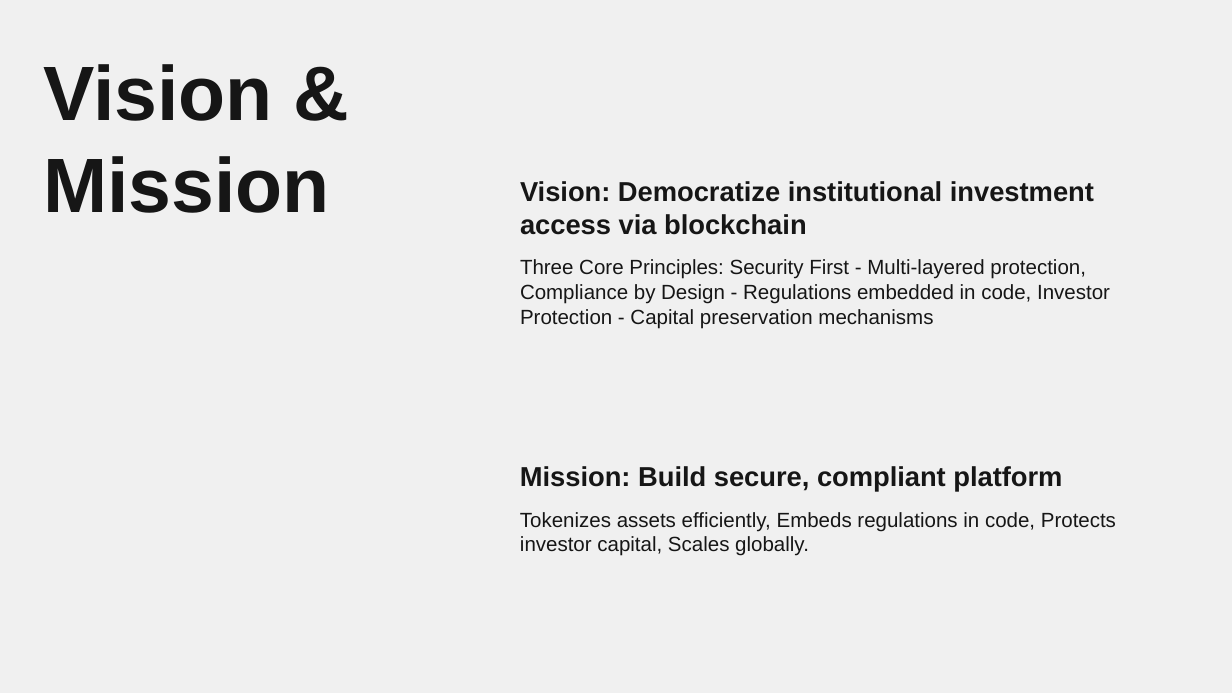
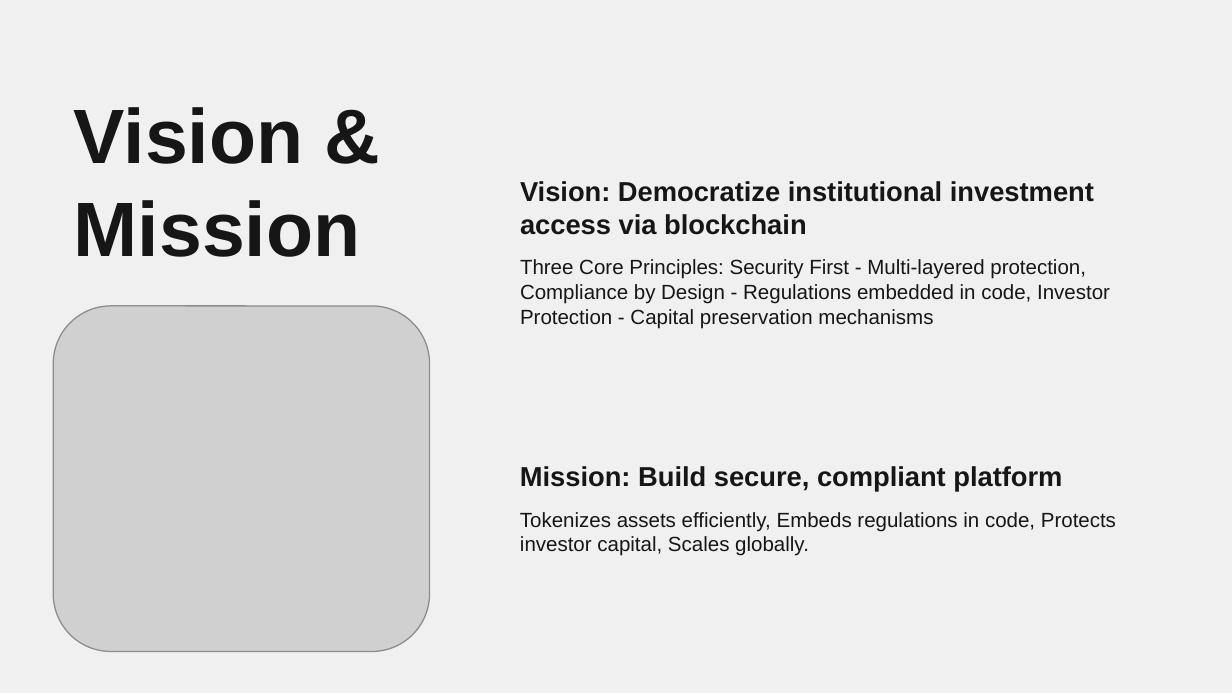
Before and after one commit to krish-jay/RWA-Tokenization-Platform, a slide deck: slide 5 of presentation/RWA Tokenization Platform.pptx. Drawn at 1232x693 pixels with LibreOffice and Linux fonts; fonts in the diff are those of the drawing; grey boxes stand for pictures. Boxes give left, top, right and bottom in pixels: in the first picture for what was removed or moved away, otherwise in the second. Text is boxed around its words. In the diff, an @@ line names an element or a change of style, - is before the commit and + after.

```diff
--- a/presentation/RWA Tokenization Platform.pptx
+++ b/presentation/RWA Tokenization Platform.pptx
@@ title "Vision & Mission": place and size @@
-title "Vision & Mission" at <box>43,64,329,213</box>
+title "Vision & Mission" at <box>74,107,360,257</box>
@@ picture added at <box>53,306,429,652</box> @@
```
Also in this commit, not shown: 6 other slides changed, 4 slides added, 1 slide removed.
